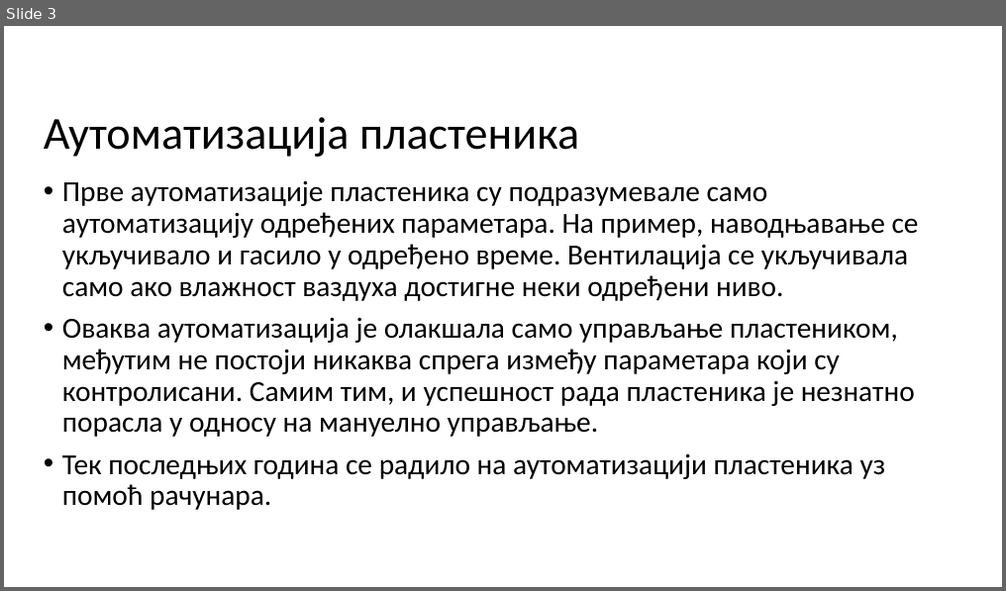
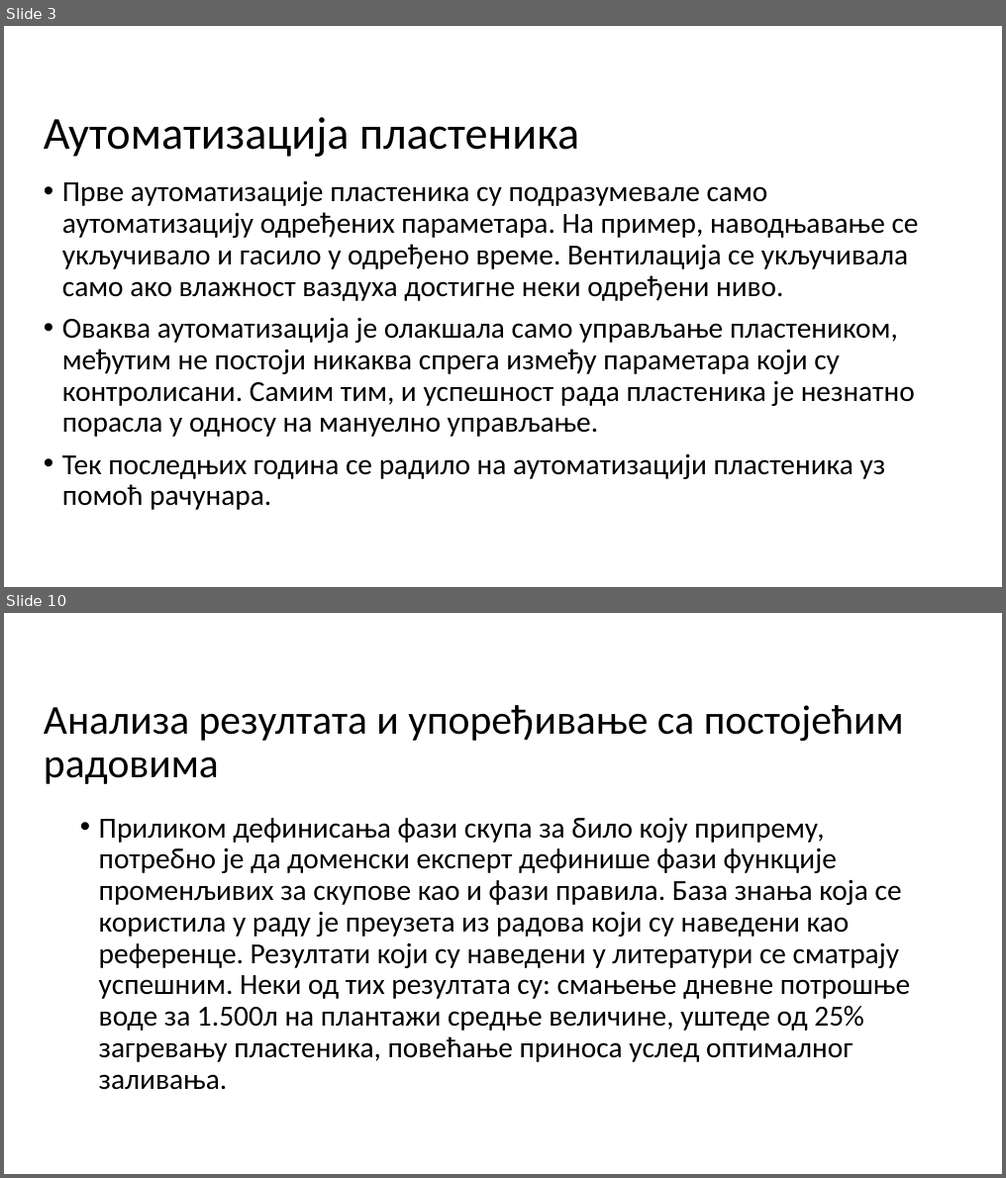
Before and after one commit to bozzano101/FuzzyGreenhouse, a slide deck: Presentation/Presentation.pptx. Shown one above the other, each under a label of ours: slide 3 before the commit, slides 3 and 10 after it; the slides between them are not shown. The pictures are 1006x591 and 1006x1178 pixels, drawn with LibreOffice and Linux fonts; fonts in the diff are those of the drawing; background and template pictures are left out. Boxes give left, top, right and bottom in pixels: in the first picture for what was removed or moved away, otherwise in the second. Text is boxed around its words. In the diff, an @@ line names an element or a change of style, - is before the commit and + after.

```diff
--- a/Presentation/Presentation.pptx
+++ b/Presentation/Presentation.pptx
@@ slide 10 added at bbox=[4, 613, 1002, 1174], background #FFFFFF @@
@@ title added at bbox=[44, 705, 904, 784], 39.6 pt, text #000000 @@
+Анализа резултата и упоређивање са постојећим радовима
@@ text added at bbox=[99, 818, 910, 1090], 28 pt, text #000000 @@
+• Приликом дефинисања фази скупа за било коју припрему, потребно је да доменски експерт дефинише фази функције променљивих за скупове као и фази правила. База знања која се користила у раду је преузета из радова који су наведени као референце. Резултати који су наведени у литератури се сматрају успешним. Неки од тих резултата су: смањење дневне потрошње воде за 1.500л на плантажи средње величине, уштеде од 25% загревању пластеника, повећање приноса услед оптималног заливања.
```
Also in this commit, not shown: 1 slide changed, 6 other slides added, 1 slide removed.
